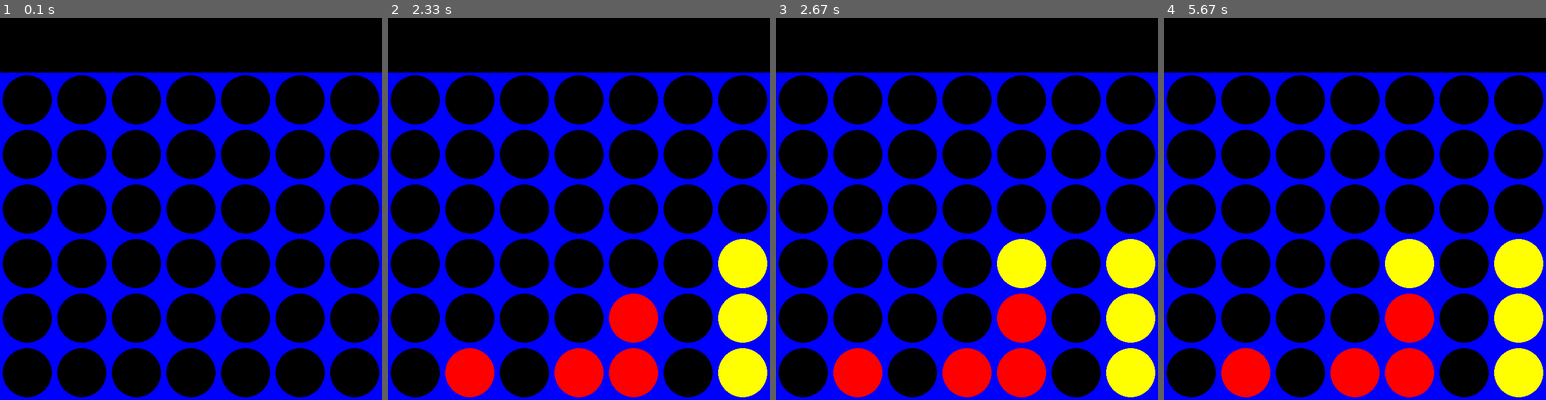
Above: before the commit, frames 1-4 (left to right).
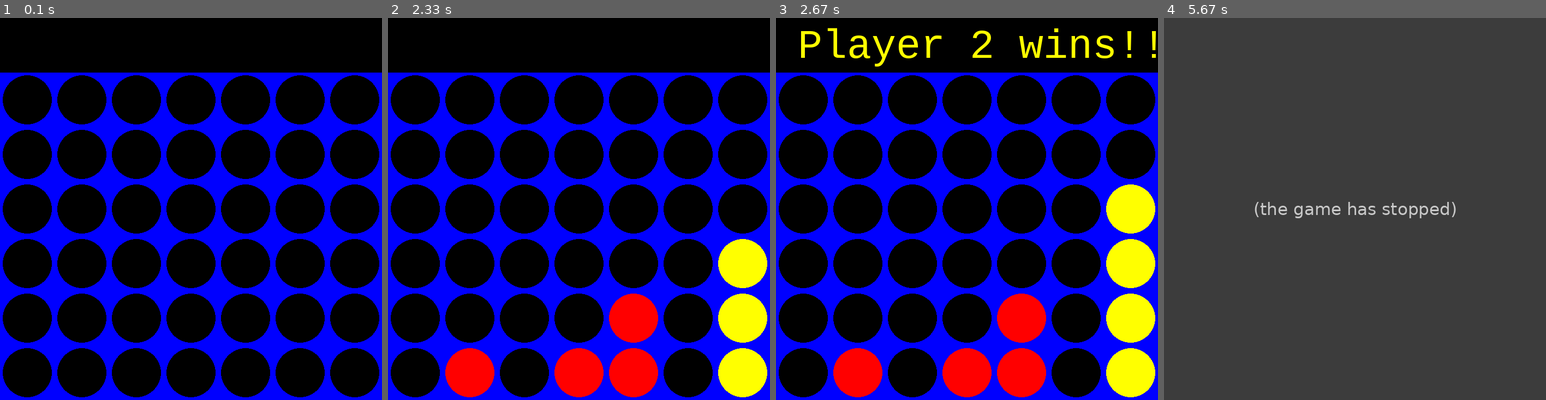
Above: after the commit, the same moments.

Repository: sam-coleman/Connect_4
Game: pygame game, started from connect4_pygame.py
Same seed, same stepped clock (60 frames per second), same inputs: the game is played once before the commit and once after it.
Inputs (mouse positions are in pixels of both pictures, inside the frame that each line leads up to):
- Up to frame 1 (0.1 s): no input
- Up to frame 2 (2.33 s): click (579, 209) at 0.38 s; click (617, 293) at 0.77 s; click (624, 243) at 1.23 s; move the mouse to (487, 132) at 1.6 s; click (487, 132) at 1.92 s
- Up to frame 3 (2.67 s): no input
- Up to frame 4 (5.67 s): no input

Frames 1-2 are identical in both runs. In frame 3, 4.2% of the frame differs, in the area x 6-100%, y 2-71%; in frame 4, 100%, in the area x 0-100%, y 0-100%.
After the commit the program exited at 5.42 s; later frames show no game.

Commit message:
Flip board fix

Diff:
--- a/ai.py
+++ b/ai.py
@@ -190,7 +190,7 @@
     valid_moves = []
 
     for i in range(0, len(board[0])): # Looking at the first row
-    	if board[ROW_COUNT-1][i] == 0:
+    	if board[0][i] == 0: #(np.flip(board, 0)
     		# we want to add 1 to indicate there's 1 less spot in this column
     		valid_moves.append(i)
 
--- a/connect4_pygame.py
+++ b/connect4_pygame.py
@@ -158,7 +158,7 @@
 			# 		game_over = True
 				#col = random.randint(0, COLUMN_COUNT - 1)
 
-				col = ai.minimax(board, AI, 4)[1] # move is the column
+				col = ai.minimax(np.flip(board, 0), AI, 4)[1] # move is the column
 
 				if is_valid_location(board, col):
 					pygame.time.wait(500)
